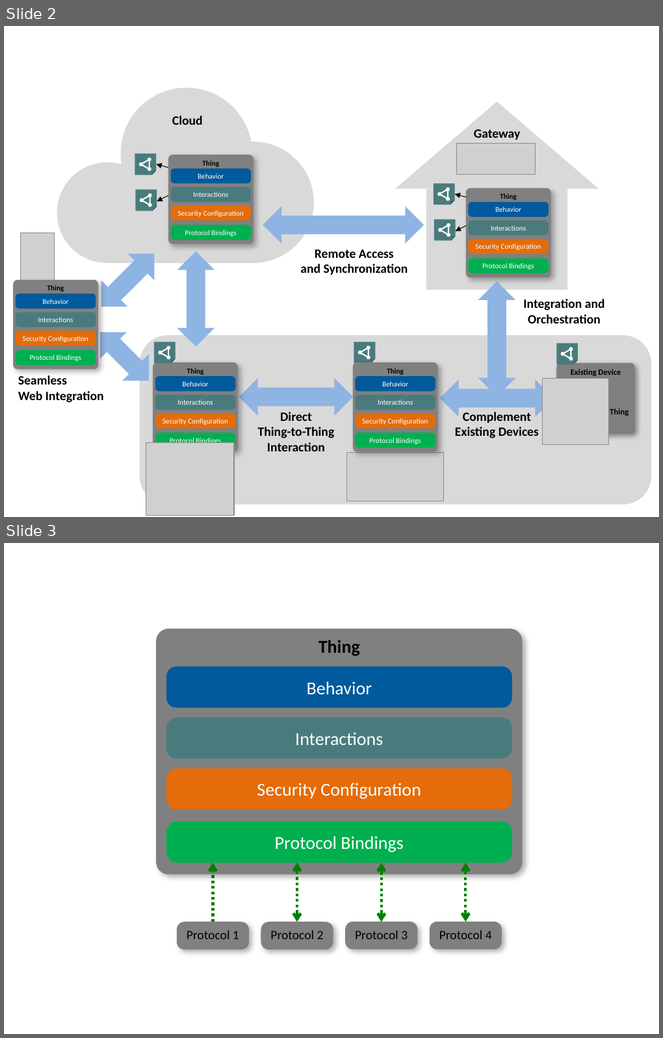
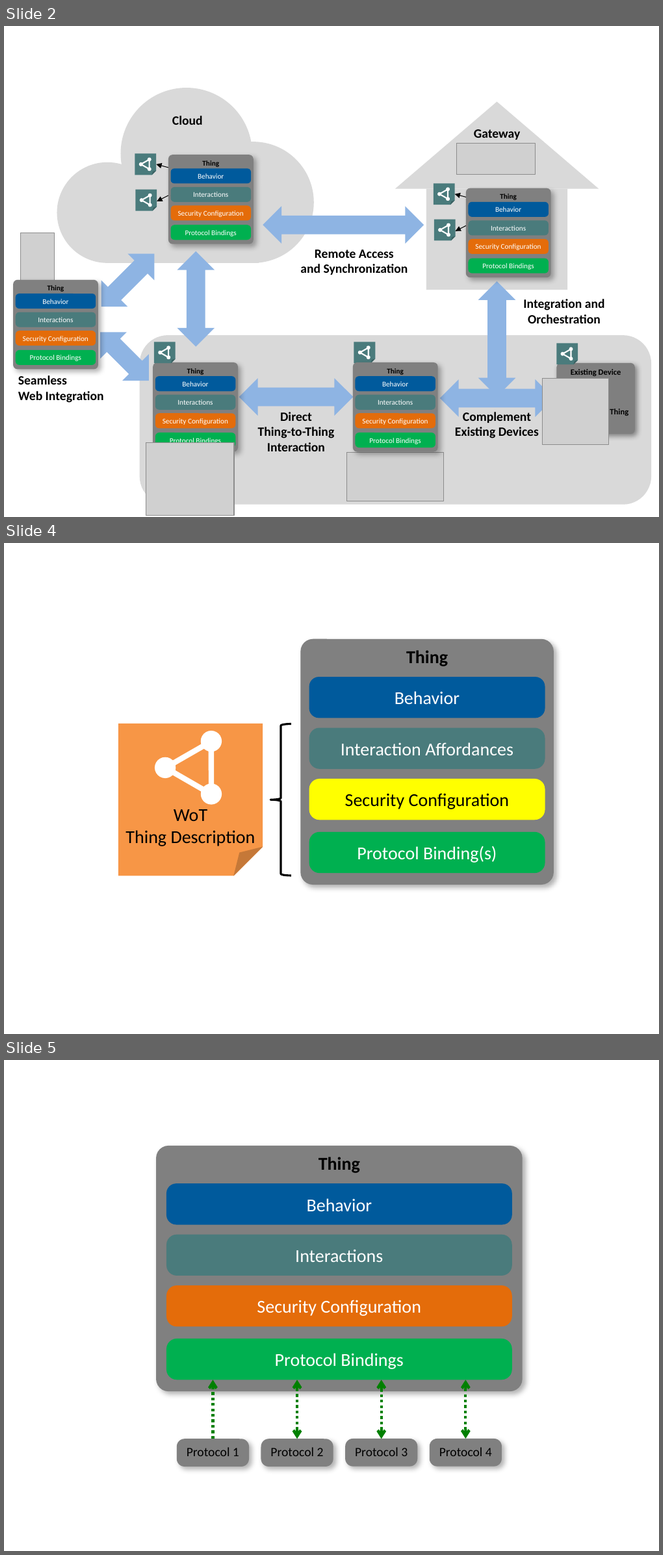
Before and after one commit to w3c/wot-architecture, a slide deck: images/wot-architecture-figures-new2.pptx. Shown one above the other, each under a label of ours: slides 2 and 3 before the commit, slides 2, 4 and 5 after it; the slides between them are not shown. The pictures are 663x1038 and 663x1555 pixels, drawn with LibreOffice and Linux fonts; fonts in the diff are those of the drawing; grey boxes stand for pictures. Boxes give left, top, right and bottom in pixels: in the first picture for what was removed or moved away, otherwise in the second. Text is boxed around its words. In the diff, an @@ line names an element or a change of style, - is before the commit and + after.

Commit message:
Fix Web Thing text and update figures

```diff
--- a/images/wot-architecture-figures-new2.pptx
+++ b/images/wot-architecture-figures-new2.pptx
@@ slide 4 added at (4,543,659,1034), background #FFFFFF @@
@@ rounded rectangle added at (301,639,554,885), fill #808080, 20 pt, text #000000, bold @@
+Thing
@@ rounded rectangle added at (310,677,545,718), fill #005A9C, 20 pt, text #FFFFFF @@
+Behavior
@@ left brace added at (270,724,291,876), outline #000000 2.25 pt @@
@@ rounded rectangle added at (310,728,545,769), fill #4A7B7C, 20 pt, text #FFFFFF @@
+Interaction Affordances
@@ group added at (118,724,263,876): 3 ellipses, 1 folded corner, 1 triangle @@
+WoT
+Thing Description
@@ rounded rectangle added at (310,779,545,820), fill #FFFF00, 20 pt, text #000000 @@
+Security Configuration
@@ rounded rectangle added at (310,832,545,873), fill #00B050, 20 pt, text #FFFFFF @@
+Protocol Binding(s)
@@ what was slide 3 is now slide 5 @@
```
Also in this commit, not shown: 1 other slide added, 3 other files.
